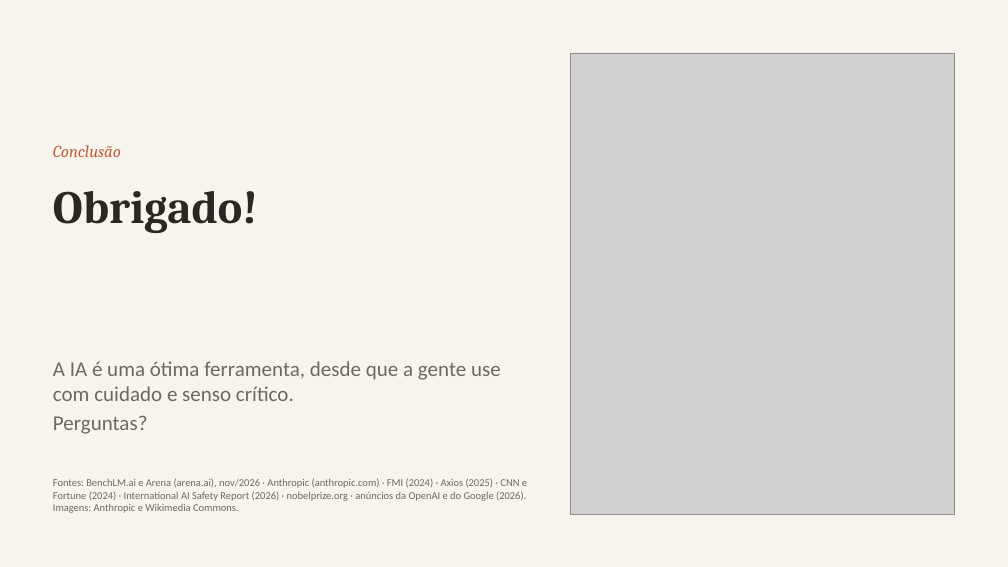
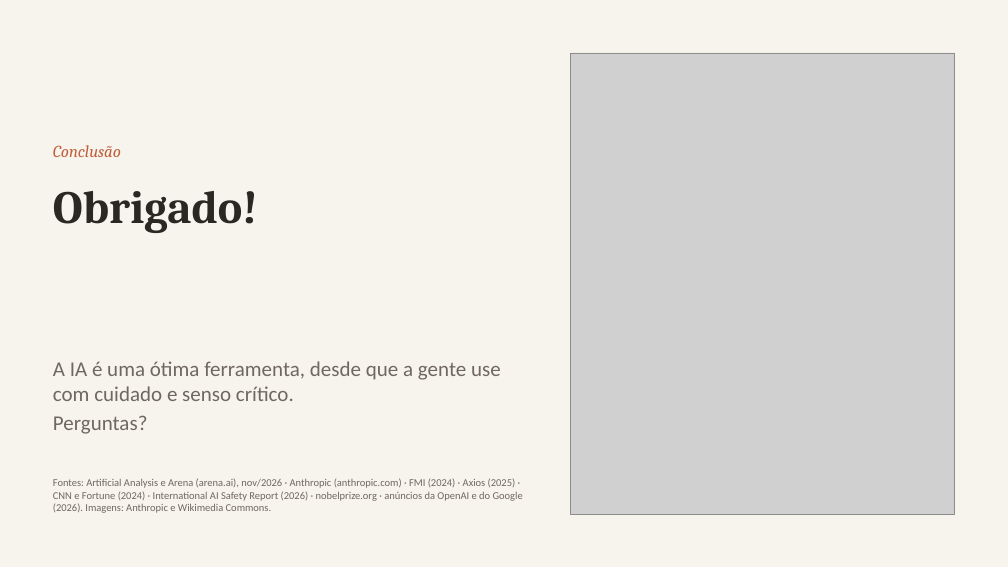
Before and after one commit to ArkhamKnight15/claude, a slide deck: slide 11 of apresentacao-ia/IA - Anthropic - Claude.pptx. Drawn at 1008x567 pixels with LibreOffice and Linux fonts; fonts in the diff are those of the drawing; grey boxes stand for pictures. Boxes give left, top, right and bottom in pixels: in the first picture for what was removed or moved away, otherwise in the second. Text is boxed around its words. In the diff, an @@ line names an element or a change of style, - is before the commit and + after.

```diff
--- a/apresentacao-ia/IA - Anthropic - Claude.pptx
+++ b/apresentacao-ia/IA - Anthropic - Claude.pptx
@@ text at (x1=53, y1=478, x2=523, y2=513): text changed @@
-Fontes: BenchLM.ai e Arena (arena.ai), nov/2026 · Anthropic (anthropic.com) · FMI (2024) · Axios (2025) · CNN e Fortune (2024) · International AI Safety Report (2026) · nobelprize.org · anúncios da OpenAI e do Google (2026). Imagens: Anthropic e Wikimedia Commons.
+Fontes: Artificial Analysis e Arena (arena.ai), nov/2026 · Anthropic (anthropic.com) · FMI (2024) · Axios (2025) · CNN e Fortune (2024) · International AI Safety Report (2026) · nobelprize.org · anúncios da OpenAI e do Google (2026). Imagens: Anthropic e Wikimedia Commons.
```
Also in this commit, not shown: 1 other slide changed, 1 slide added, 1 slide removed, 22 other files.
